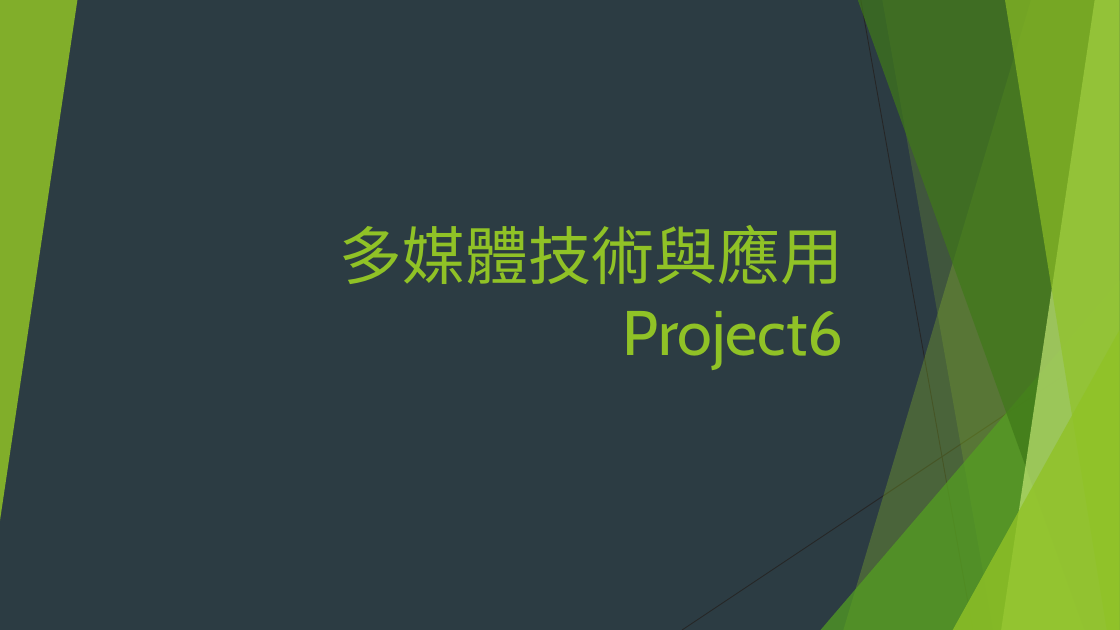
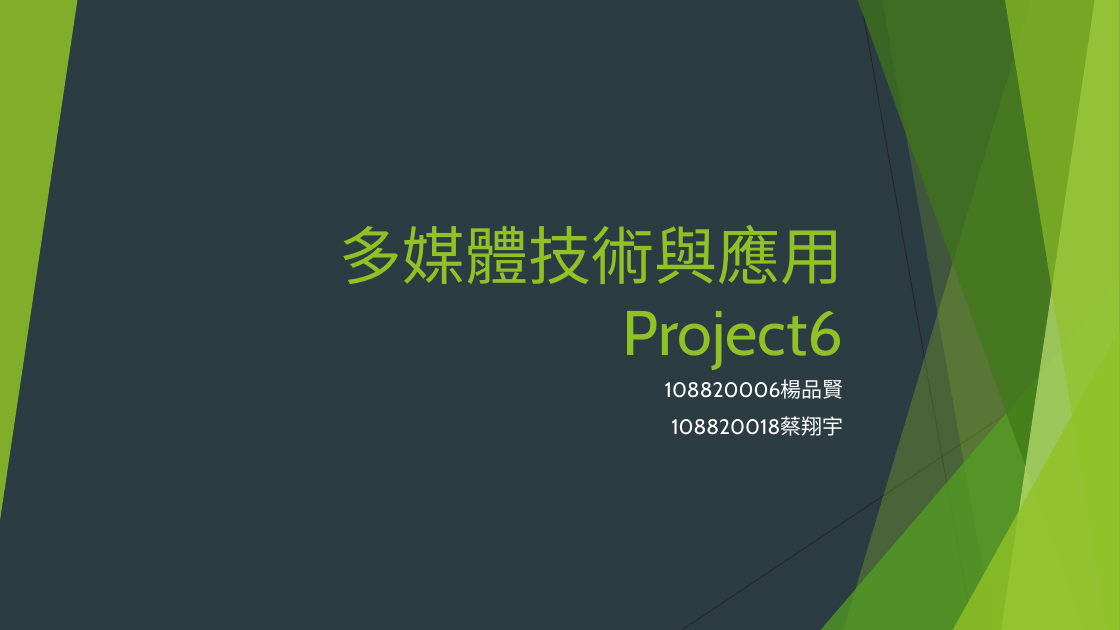
Before and after one commit to marsxx87/multimedia-course, a slide deck: slide 1 of Project6/assignment/Project6_第29組_小組報告.pptx. Drawn at 1120x630 pixels with LibreOffice and Linux fonts; fonts in the diff are those of the drawing. Boxes give left, top, right and bottom in pixels: in the first picture for what was removed or moved away, otherwise in the second. Text is boxed around its words. In the diff, an @@ line names an element or a change of style, - is before the commit and + after.

```diff
--- a/Project6/assignment/Project6_第29組_小組報告.pptx
+++ b/Project6/assignment/Project6_第29組_小組報告.pptx
@@ subtitle added at [665,379,844,436], 18 pt, text #FFFFFF @@
+108820006楊品賢
+108820018蔡翔宇
```
Also in this commit, not shown: 2 other files.
